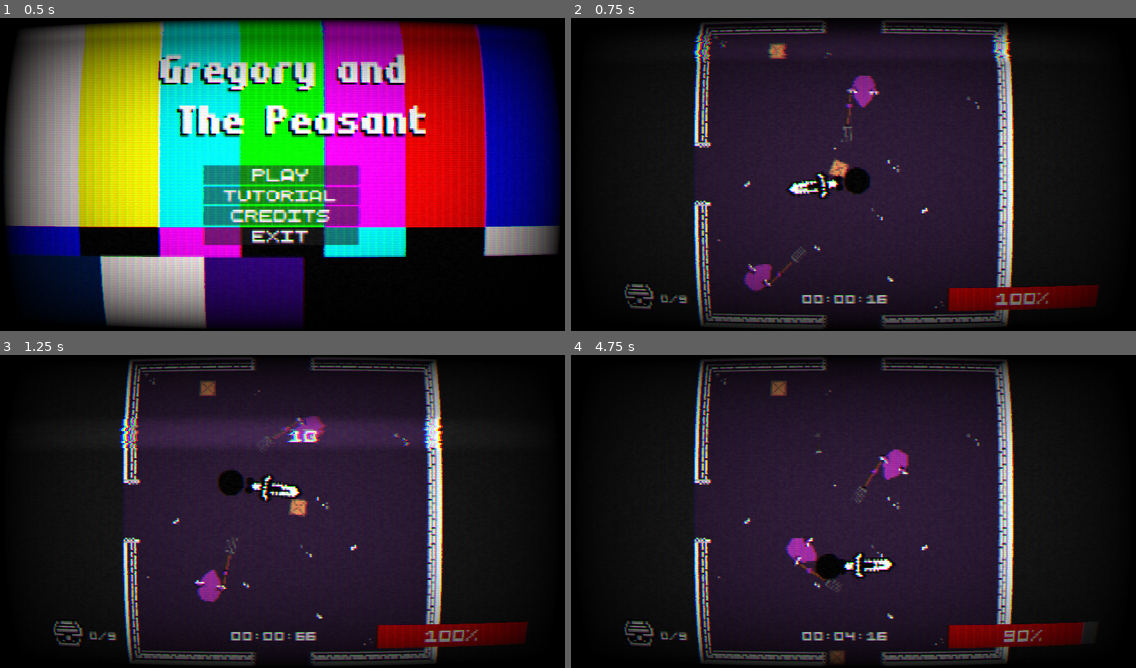
Above: before the commit, frames 1-4 (two rows, left to right).
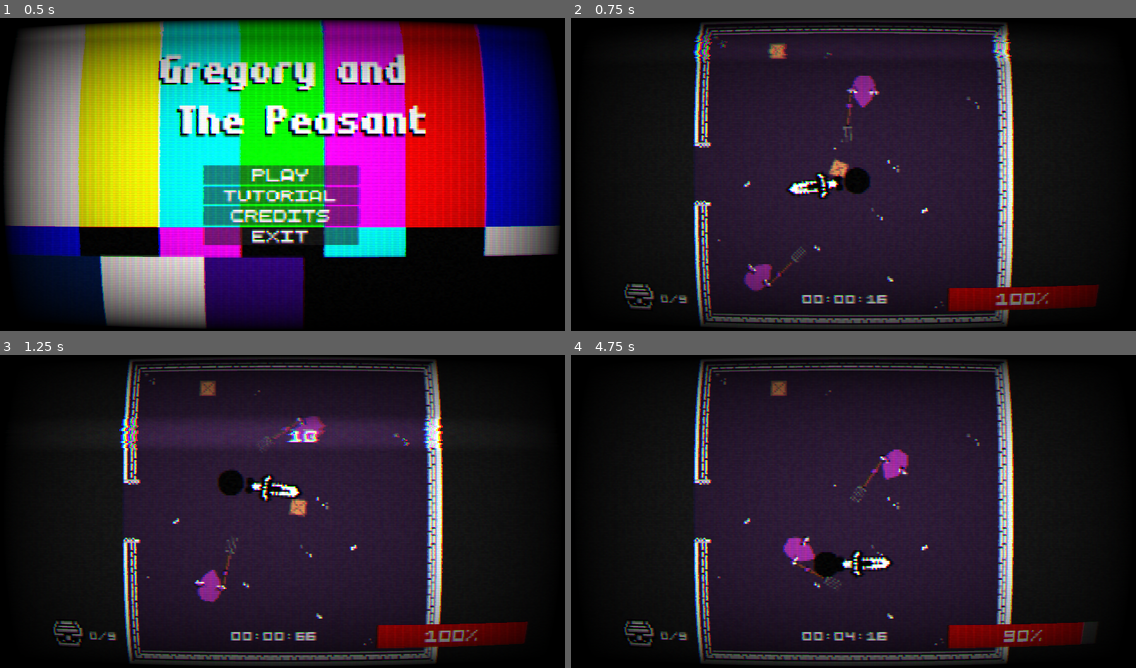
Above: after the commit, the same moments.

Repository: DeanBolte/pjam16
Game: Godot game, scene res://ui/MainMenu/main_menu.tscn
The game is run twice, just before and just after one commit, with the same random seed, the same clock (stepped at 60 frames per second) and the same inputs. Sound files missing from this copy of the repository are replaced by a short silence.
Inputs (mouse positions are in pixels of both pictures, inside the frame that each line leads up to):
- Up to frame 1 (0.5 s): no input
- Up to frame 2 (0.75 s): click "Play" at 0.5 s
- Up to frame 3 (1.25 s): no input
- Up to frame 4 (4.75 s): move the mouse to (977, 495) at 1.27 s; press the mouse at (977, 495) at 1.28 s; hold Right (ui_right) 1.28-2.03 s; move the mouse to (740, 527) at 2.02 s; release the mouse at (740, 527) at 2.03 s; hold Down (ui_down) 2.03-2.78 s; click (740, 527) at 2.1 s; move the mouse to (910, 442) at 2.77 s; press the mouse at (910, 442) at 2.78 s; hold Right (ui_right) 2.78-3.53 s; move the mouse to (825, 574) at 3.52 s; release the mouse at (825, 574) at 3.53 s; hold Up (ui_up) 3.53-4.28 s; click (825, 574) at 3.6 s; move the mouse to (1023, 558) at 4.27 s; press the mouse at (1023, 558) at 4.28 s; hold Left (ui_left) from 4.28 s (still down)

Frame 1 is identical in both runs. In frame 2, 0.6% of the frame differs, in the area x 44-56%, y 0-100%; in frame 3, 0.6%; in frame 4, 1.7%, in the area x 37-60%, y 0-100%.

Commit message:
camera movement and level fading EXPERIMENTAL

Diff:
--- a/levelgen/level_generator.gd
+++ b/levelgen/level_generator.gd
@@ -2,7 +2,7 @@
 
 var _room_factory: RoomFactory
 
-@export var MAX_ROOMS := 7
+@export var MAX_ROOMS := 1
 @export var RETRY_ROOM_ADJACENCY_ATTEMPTS = 4
 @export var ROOM_ADJACENCYRETRY_SCALAR = 3
 @export var MINIMUM_ADJACENT_ROOMS = 2
--- a/levelgen/level_generator.tscn
+++ b/levelgen/level_generator.tscn
@@ -2,5 +2,5 @@
 
 [ext_resource type="Script" path="res://levelgen/level_generator.gd" id="1_mhyd1"]
 
-[node name="ene" type="Node"]
+[node name="LevelGenerator" type="Node"]
 script = ExtResource("1_mhyd1")
--- a/room_camera/room_camera.gd
+++ b/room_camera/room_camera.gd
@@ -31,11 +31,11 @@
 
 
 func _fade_into_level():
-	LevelFader.visible = true
 	TransitionPlayer.play("fade_in")
+	get_tree().paused = true
 
 func _transition_complete() -> void:
-	LevelFader.visible = false
+	get_tree().paused = false
 
 func _get_camera_zoom(zoom_type: ZOOM_TYPE) -> Vector2:
 	match zoom_type:
--- a/room_camera/room_camera.tscn
+++ b/room_camera/room_camera.tscn
@@ -8,43 +8,44 @@
 tracks/0/type = "value"
 tracks/0/imported = false
 tracks/0/enabled = true
-tracks/0/path = NodePath("Control/LevelFader:modulate")
+tracks/0/path = NodePath("Control/LevelFader:color")
 tracks/0/interp = 1
 tracks/0/loop_wrap = true
 tracks/0/keys = {
 "times": PackedFloat32Array(0),
 "transitions": PackedFloat32Array(1),
 "update": 0,
-"values": [Color(1, 1, 1, 1)]
+"values": [Color(0, 0, 0, 0)]
 }
 
 [sub_resource type="Animation" id="Animation_n7dvi"]
 resource_name = "fade_in"
-tracks/0/type = "value"
+length = 3.0
+tracks/0/type = "method"
 tracks/0/imported = false
 tracks/0/enabled = true
-tracks/0/path = NodePath("Control/LevelFader:modulate")
+tracks/0/path = NodePath(".")
 tracks/0/interp = 1
 tracks/0/loop_wrap = true
 tracks/0/keys = {
-"times": PackedFloat32Array(0, 0.0333333, 0.966667),
-"transitions": PackedFloat32Array(1, 2.07053, 1),
-"update": 0,
-"values": [Color(1, 1, 1, 0.478431), Color(1, 1, 1, 1), Color(1, 1, 1, 0)]
-}
-tracks/1/type = "method"
-tracks/1/imported = false
-tracks/1/enabled = true
-tracks/1/path = NodePath(".")
-tracks/1/interp = 1
-tracks/1/loop_wrap = true
-tracks/1/keys = {
-"times": PackedFloat32Array(1),
+"times": PackedFloat32Array(3),
 "transitions": PackedFloat32Array(1),
 "values": [{
 "args": [],
 "method": &"_transition_complete"
 }]
+}
+tracks/1/type = "value"
+tracks/1/imported = false
+tracks/1/enabled = true
+tracks/1/path = NodePath("Control/LevelFader:color")
+tracks/1/interp = 1
+tracks/1/loop_wrap = true
+tracks/1/keys = {
+"times": PackedFloat32Array(0, 1.46667, 3),
+"transitions": PackedFloat32Array(1, 1, 1),
+"update": 0,
+"values": [Color(0, 0, 0, 0), Color(0, 0, 0, 1), Color(0, 0, 0, 0)]
 }
 
 [sub_resource type="AnimationLibrary" id="AnimationLibrary_65ddp"]
@@ -54,6 +55,7 @@
 }
 
 [node name="RoomCamera" type="Camera2D"]
+process_mode = 3
 zoom = Vector2(0.1, 0.1)
 position_smoothing_enabled = true
 position_smoothing_speed = 10.0
@@ -76,7 +78,6 @@
 region_rect = Rect2(0, 0, 256, 640)
 
 [node name="LevelFader" type="ColorRect" parent="Control"]
-visible = false
 z_index = 110
 anchors_preset = 15
 anchor_right = 1.0
@@ -85,7 +86,8 @@
 grow_vertical = 2
 size_flags_horizontal = 6
 size_flags_vertical = 6
-color = Color(0, 0, 0, 1)
+mouse_filter = 2
+color = Color(0, 0, 0, 0)
 
 [node name="TransitionPlayer" type="AnimationPlayer" parent="."]
 libraries = {
--- a/ui/ui.gd
+++ b/ui/ui.gd
@@ -6,42 +6,63 @@
 var open_icon = preload("res://assets/ui/chest-open.png")
 var closed_icon = preload("res://assets/ui/chest.png")
 
-func _ready():
+@onready var VictoryPopup = $VictoryPopup
+@onready var GameOverPopup = $GameOverPopup
+@onready var PauseMenu = $PauseMenu
+@onready var Inventory = $Inventory
+
+enum Menus { NONE, INVENTORY, PAUSED }
+var state: Menus = Menus.NONE
+
+func _ready() -> void:
 	Signals.health_updated.connect(_on_health_updated)
 	Signals.boss_spawned.connect(_boss_spawned)
 	Signals.boss_damage.connect(_boss_damage)
 
-	$VictoryPopup.visible = false
-	$GameOverPopup.visible = false
-	$Inventory.visible = false
-	$PauseMenu.visible = false
+func _process(_delta: float) -> void:
+	# Pause the game if either the pause menu or inventory is visible
+	get_tree().paused = $VictoryPopup.visible or $GameOverPopup.visible
 
-func _process(delta):
-	# Pause the game if either the pause menu or inventory is visible
-	get_tree().paused = $PauseMenu.visible or $Inventory.visible or $VictoryPopup.visible or $GameOverPopup.visible
-
-	if Input.is_action_just_pressed("pause"):
-		# Don't pause the game if the inventory is open.
-		if $Inventory.visible:
-			toggle_inventory()
+func _input(event: InputEvent) -> void:
+	if event.is_action_pressed("pause"):
+		if state == Menus.INVENTORY:
+			_toggle_inventory(false)
 		else:
-			toggle_pause_menu()
-
-	# Only toggle the inventory if the game isn't already paused.
-	if Input.is_action_just_pressed("inventory") and not $PauseMenu.visible:
-		toggle_inventory()
+			_toggle_pause_menu(state != Menus.PAUSED)
+	elif event.is_action_pressed("inventory"):
+		if state != Menus.PAUSED:
+			_toggle_inventory(state != Menus.INVENTORY)
 
 # Toggle the visibility of the inventory
-func toggle_inventory():
-	# Update icon based on current visibility state
-	%InventoryIcon.texture = closed_icon if $Inventory.visible else open_icon
-	trigger_sfx($Inventory)
-	$Inventory.visible = not $Inventory.visible
+func _toggle_inventory(open: bool) -> void:
+	Inventory.visible = open
+	if open:
+		_open_menu(Menus.INVENTORY)
+		%InventoryIcon.texture = open_icon
+	else:
+		_close_menu()
+		%InventoryIcon.texture = closed_icon
 
 # Toggle the visibility of the pause menu
-func toggle_pause_menu():
-	trigger_sfx($PauseMenu)
-	$PauseMenu.visible = not $PauseMenu.visible
+func _toggle_pause_menu(open: bool) -> void:
+	$PauseMenu.visible = open
+	if open:
+		_open_menu(Menus.PAUSED)
+	else:
+		_close_menu()
+
+func _open_menu(state: Menus) -> void:
+	self.state = state
+	get_tree().paused = true
+	SfxManager.stream = open_sfx
+	SfxManager.play()
+
+func _close_menu() -> void:
+	get_tree().paused = false
+	self.state = Menus.NONE
+	SfxManager.stream = close_sfx
+	SfxManager.play()
+
 
 # Update and trigger the open/close sfx of the menus.
 func trigger_sfx(node):
@@ -59,4 +80,4 @@
 func _boss_damage(damage: int):
 	$BossHealthBar.value -= max(0, damage)
 	if $BossHealthBar.value == 0:
-		$VictoryPopup.visible = true
+		VictoryPopup.visible = true
--- a/ui/ui.tscn
+++ b/ui/ui.tscn
@@ -21,15 +21,19 @@
 
 [node name="VictoryPopup" parent="." instance=ExtResource("2_uyy7o")]
 layer = 6
+visible = false
 
 [node name="GameOverPopup" parent="." instance=ExtResource("2_oypqy")]
 layer = 5
+visible = false
 
 [node name="PauseMenu" parent="." instance=ExtResource("1_vt47o")]
 layer = 4
+visible = false
 
 [node name="Inventory" parent="." instance=ExtResource("1_08hm3")]
 layer = 3
+visible = false
 
 [node name="InventoryCount" type="Label" parent="."]
 unique_name_in_owner = true
Not shown: 1 places in ui/MainMenu/main_menu.tscn that only renumber resources
